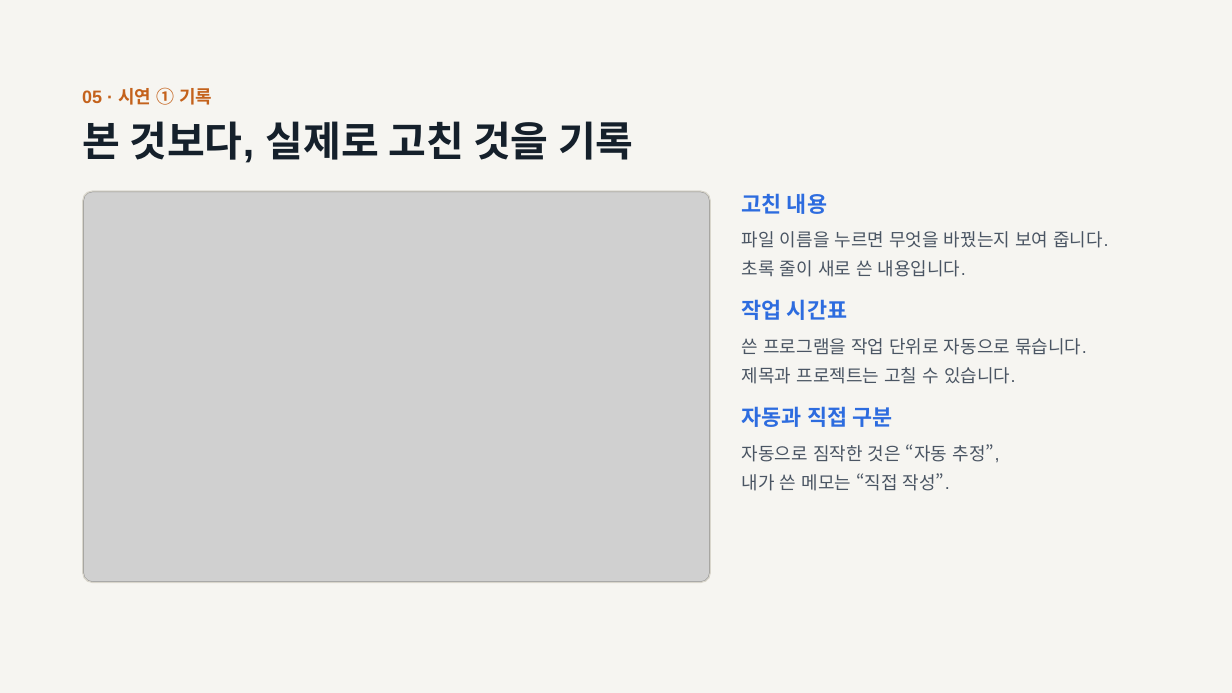
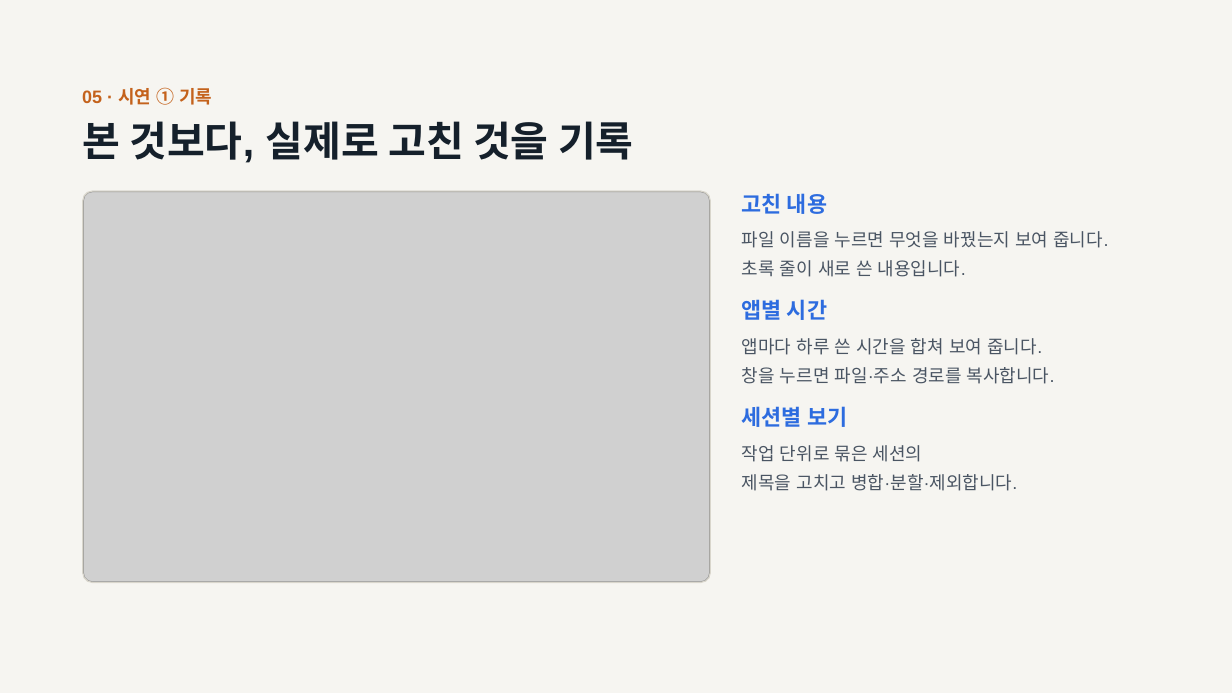
Before and after one commit to superokok/work-history, a slide deck: slide 6 of ppt/작업 기록 앱-(대인배)-v2.pptx. Drawn at 1232x693 pixels with LibreOffice and Linux fonts; fonts in the diff are those of the drawing; grey boxes stand for pictures. Boxes give left, top, right and bottom in pixels: in the first picture for what was removed or moved away, otherwise in the second. Text is boxed around its words. In the diff, an @@ line names an element or a change of style, - is before the commit and + after.

```diff
--- a/ppt/작업 기록 앱-(대인배)-v2.pptx
+++ b/ppt/작업 기록 앱-(대인배)-v2.pptx
@@ text at (x1=742, y1=299, x2=827, y2=320): text changed @@
-작업 시간표
+앱별 시간
@@ text at (x1=742, y1=338, x2=1055, y2=384): text changed @@
-쓴 프로그램을 작업 단위로 자동으로 묶습니다.
-제목과 프로젝트는 고칠 수 있습니다.
+앱마다 하루 쓴 시간을 합쳐 보여 줍니다.
+창을 누르면 파일·주소 경로를 복사합니다.
@@ text at (x1=742, y1=406, x2=847, y2=427): text changed @@
-자동과 직접 구분
+세션별 보기
@@ text at (x1=742, y1=445, x2=1017, y2=491): text changed @@
-자동으로 짐작한 것은 “자동 추정”,
-내가 쓴 메모는 “직접 작성”.
+작업 단위로 묶은 세션의
+제목을 고치고 병합·분할·제외합니다.
```
Also in this commit, not shown: 9 other slides changed.
